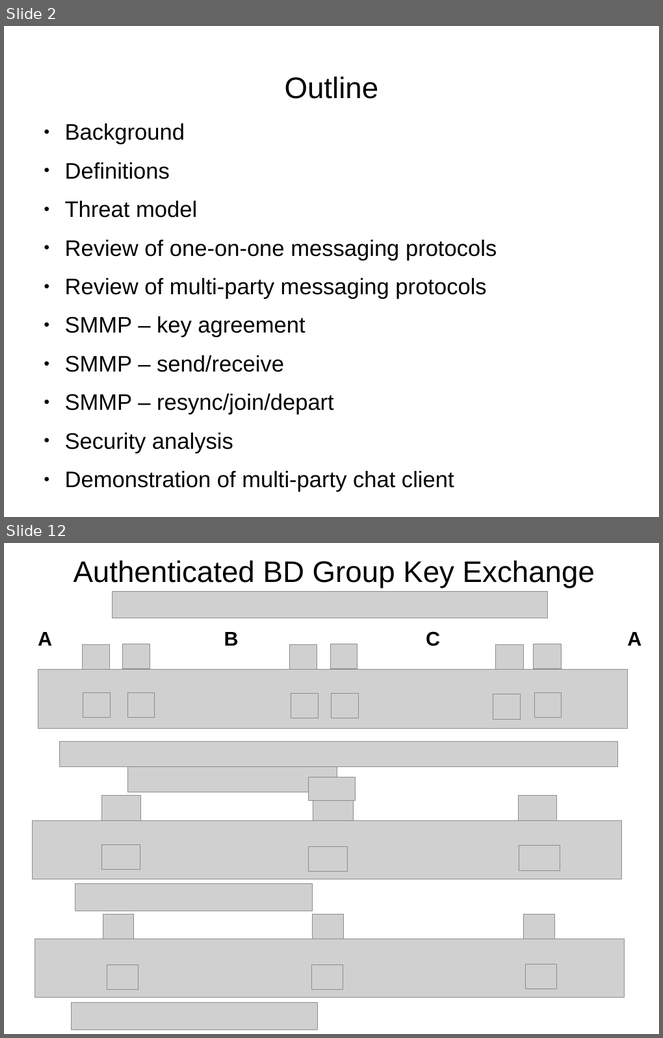
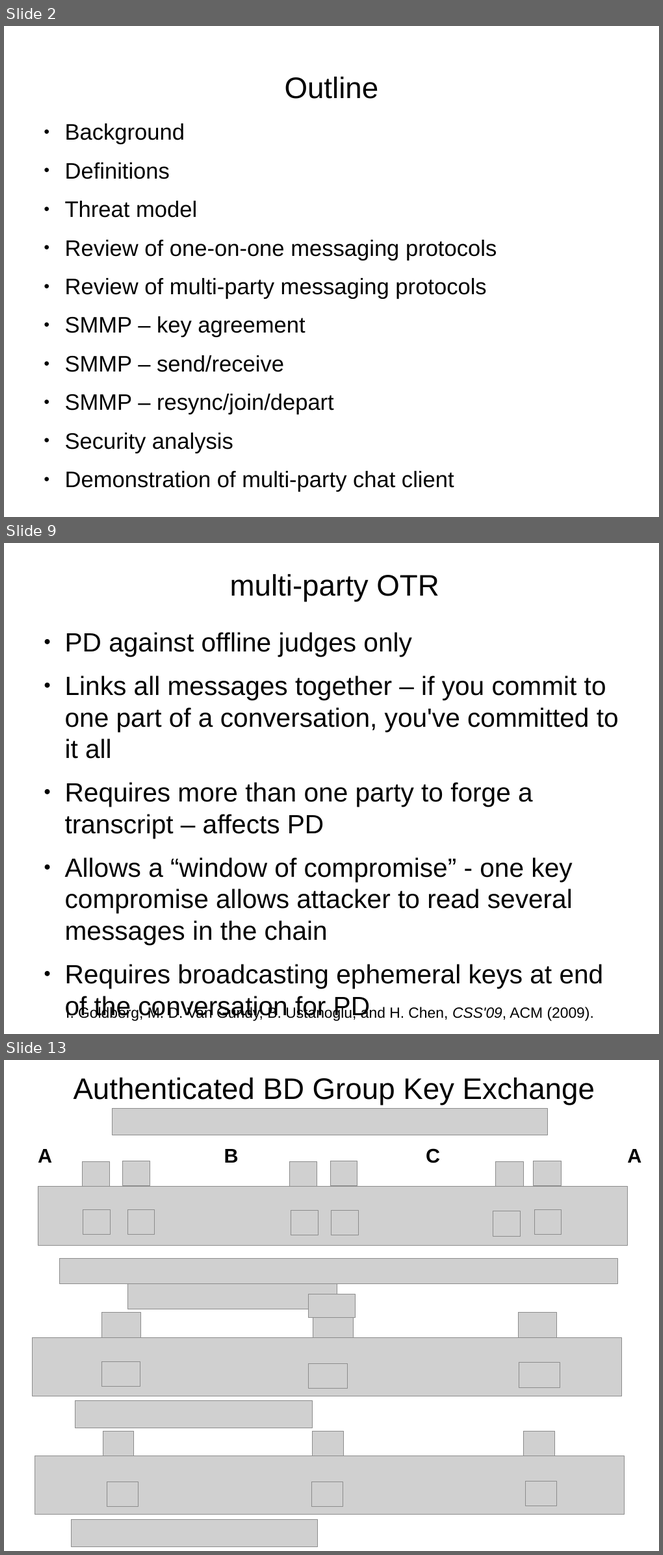
Before and after one commit to rxcomm/smmp, a slide deck: spec/slideshow.odp. Shown one above the other, each under a label of ours: slides 2 and 12 before the commit, slides 2, 9 and 13 after it; the slides between them are not shown. The pictures are 663x1038 and 663x1555 pixels, drawn with LibreOffice and Linux fonts; fonts in the diff are those of the drawing; grey boxes stand for pictures. Boxes give left, top, right and bottom in pixels: in the first picture for what was removed or moved away, otherwise in the second. Text is boxed around its words. In the diff, an @@ line names an element or a change of style, - is before the commit and + after.

```diff
--- a/spec/slideshow.odp
+++ b/spec/slideshow.odp
@@ slide 9 added at <box>4,543,659,1034</box>, background #FFFFFF @@
@@ title added at <box>230,574,439,602</box>, 36 pt, text #000000 @@
+multi-party OTR
@@ text added at <box>65,632,619,1020</box>, 32 pt, text #000000 @@
+● PD against offline judges only
+● Links all messages together – if you commit to one part of a conversation, you've committed to it all
+● Requires more than one party to forge a transcript – affects PD
+● Allows a “window of compromise” - one key compromise allows attacker to read several messages in the chain
+● Requires broadcasting ephemeral keys at end of the conversation for PD
@@ text added at <box>66,1006,356,1021</box>, 18 pt, text #000000 @@
+I. Goldberg, M. D. Van Gundy, B. Ustanoglu, and H. Chen, CSS'09, ACM (2009).
@@ what was slide 12 is now slide 13 @@
```
Also in this commit, not shown: 14 slides changed, 13 other slides added, 10 slides removed.
